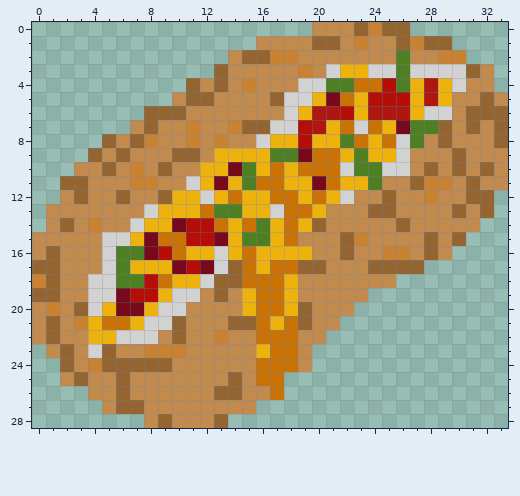
Pixel-art sprite: core/assets/bakedPotato.png. That is the earlier state.
The file is 34x29 pixels.
The result:
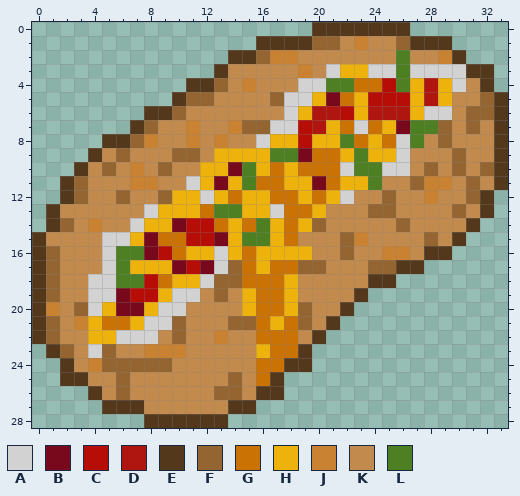
Palette (. is transparent): A #d2d2d2  B #78081c  C #b60e07  D #b01610  E #54381b  F #946530  G #cb7205  H #eeb20c  J #c98232  K #c28b4d  L #4e8023
Diff:
{"y":0,"x":20,"old":"KKKFJFF","new":"EEEEEEE"}
{"y":1,"x":16,"old":"KKKK","new":"EEEE"}
{"y":1,"x":27,"old":"JFF","new":"EEE"}
{"y":2,"x":14,"old":"KF","new":"EE"}
{"y":2,"x":30,"old":"J","new":"E"}
{"y":3,"x":13,"old":"F","new":"E"}
{"y":3,"x":31,"old":"FK","new":"EE"}
{"y":4,"x":11,"old":"FK","new":"EE"}
{"y":4,"x":32,"old":"K","new":"E"}
{"y":5,"x":10,"old":"K","new":"E"}
{"y":5,"x":33,"old":"K","new":"E"}
{"y":6,"x":8,"old":"FF","new":"EE"}
{"y":6,"x":33,"old":"F","new":"E"}
{"y":7,"x":7,"old":"K","new":"E"}
{"y":7,"x":33,"old":"F","new":"E"}
{"y":8,"x":5,"old":"FK","new":"EE"}
{"y":8,"x":33,"old":"F","new":"E"}
{"y":9,"x":4,"old":"F","new":"E"}
{"y":9,"x":33,"old":"K","new":"E"}
{"y":10,"x":3,"old":"K","new":"E"}
{"y":10,"x":33,"old":"K","new":"E"}
{"y":11,"x":2,"old":"F","new":"E"}
{"y":11,"x":33,"old":"K","new":"E"}
{"y":12,"x":2,"old":"K","new":"E"}
{"y":12,"x":32,"old":"F","new":"E"}
{"y":13,"x":1,"old":"K","new":"E"}
{"y":13,"x":32,"old":"F","new":"E"}
{"y":14,"x":1,"old":"K","new":"E"}
{"y":14,"x":31,"old":"K","new":"E"}
{"y":15,"x":0,"old":"K","new":"E"}
{"y":15,"x":30,"old":"F","new":"E"}
{"y":16,"x":0,"old":"K","new":"E"}
{"y":16,"x":28,"old":"FK","new":"EE"}
{"y":17,"x":0,"old":"F","new":"E"}
{"y":17,"x":26,"old":"FF","new":"EE"}
{"y":18,"x":0,"old":"J","new":"E"}
{"y":18,"x":24,"old":"KK","new":"EE"}
{"y":19,"x":0,"old":"F","new":"E"}
{"y":19,"x":23,"old":"K","new":"E"}
{"y":20,"x":0,"old":"K","new":"E"}
{"y":20,"x":22,"old":"K","new":"E"}
{"y":21,"x":0,"old":"K","new":"E"}
{"y":21,"x":21,"old":"K","new":"E"}
{"y":22,"x":0,"old":"K","new":"E"}
{"y":22,"x":20,"old":"K","new":"E"}
{"y":23,"x":1,"old":"K","new":"E"}
{"y":23,"x":19,"old":"K","new":"E"}
{"y":24,"x":2,"old":"F","new":"E"}
{"y":24,"x":18,"old":"GK","new":"EE"}
{"y":25,"x":2,"old":"KF","new":"EE"}
{"y":25,"x":17,"old":"G","new":"E"}
{"y":26,"x":4,"old":"K","new":"E"}
{"y":26,"x":16,"old":"KG","new":"EE"}
{"y":27,"x":5,"old":"KFF","new":"EEE"}
{"y":27,"x":14,"old":"KK","new":"EE"}
{"y":28,"x":8,"old":"KFKKKF","new":"EEEEEE"}
{"label":"changed","picture_box":[32,22,508,428]}
